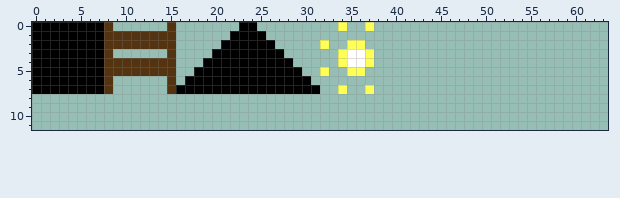
Two versions of one pixel-art sprite, Assets/World/Rooms/Project/TiledEditorIcons.png. That is the earlier state.
The file is 64x64 pixels. Shown: x 0..63, y 0..11. The old version is drawn lined up with the new one.
And afterwards:
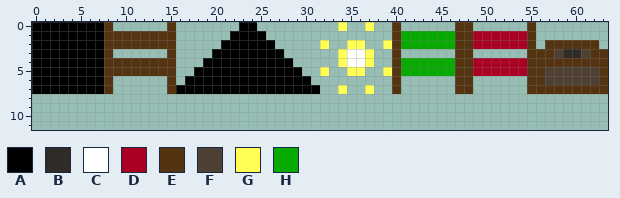
Palette (. is transparent): A #000000  B #2f2c28  C #ffffff  D #aa0023  E #533310  F #4e4032  G #ffff55  H #06aa00
From old to new:
drawings rearranged on the sheet (the old picture shows each at its new place; 2 dropped ones are not shown)
y 0: x 40 . -> E; x 47..48 .. -> EE; x 55 . -> E
y 1: x 40..55 ................ -> EHHHHHHEEDDDDDDE
y 2: x 39..55 ................. -> GEHHHHHHEEDDDDDDE; x 57..62 ...... -> EEEEEE
y 3: x 40 . -> E; x 47..48 .. -> EE; x 55..63 ......... -> EEEFBBFEE
y 4: x 40..63 ........................ -> EHHHHHHEEDDDDDDEEEEEEEEE
y 5: x 39..63 ......................... -> GEHHHHHHEEDDDDDDEEFFFFFFE
y 6: x 40 . -> E; x 47..48 .. -> EE; x 55..63 ......... -> EEFFFFFFE
y 7: x 40 . -> E; x 47..48 .. -> EE; x 55..63 ......... -> EEEEEEEEE
